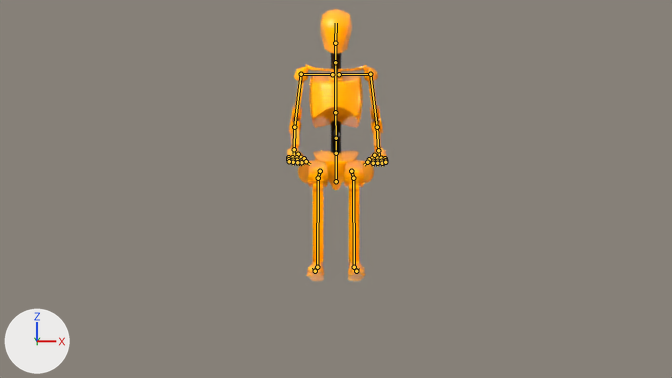
The Blender file main.blend, before and after one commit.
Camera for both pictures: the file's camera 'Camera'. Every picture has the same lights, and +X, +Y and +Z are marked at lower left. Both versions are drawn at the pose saved in each file; the numbers are the values there. The bones that bend it are drawn over the model as lines.

Names of what the first picture shows: 'robot'.
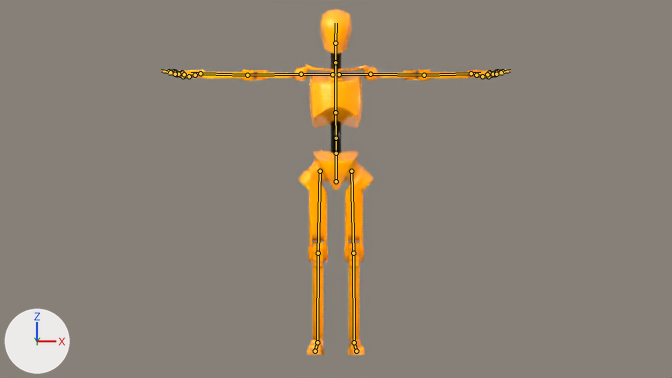
What the commit changed:
Bone 'upper_arm.L' (bone_upper_arm_l) turns from (-1, 1, -82) to (0, 0, 0) degrees about its own x, y and z.
Bone 'forearm.L' (bone_forearm_l) turns from (61, 2, -2) to (0, 0, 0) degrees about its own x, y and z.
Bone 'hand.L' (bone_hand_l) turns from (-31, 86, -29) to (0, 0, 0) degrees about its own x, y and z.
Bone 'upper_arm.R' (bone_upper_arm_r) turns from (1, 1, 82) to (0, 0, 0) degrees about its own x, y and z.
Bone 'forearm.R' (bone_forearm_r) turns from (61, -7, -1) to (0, 0, 0) degrees about its own x, y and z.
Bone 'hand.R' (bone_hand_r) turns from (21, -86, -21) to (0, 0, 0) degrees about its own x, y and z.
Bone 'thigh.L' (bone_thigh_l) turns from (-85, -2, 2) to (0, 0, 0) degrees about its own x, y and z.
Bone 'shin.L' (bone_shin_l) turns from (74, 0, 0) to (0, 0, 0) degrees about its own x, y and z.
Bone 'thigh.R' (bone_thigh_r) turns from (-85, 2, -2) to (0, 0, 0) degrees about its own x, y and z.
Bone 'shin.R' (bone_shin_r) turns from (74, 0, 0) to (0, 0, 0) degrees about its own x, y and z.

Location of each change, (x1, y1, x2, y2) in pixels of the pictures (672 x 378 px):
'robot', posed (244% wider, 27% taller)
    before: (287, 9, 387, 281)
    after: (163, 9, 509, 355)
bone 'upper_arm.L', root to tip
    before: (370, 74) to (377, 127)
    after: (370, 74) to (424, 75)
bone 'forearm.L', root to tip
    before: (377, 127) to (378, 150)
    after: (424, 75) to (471, 73)
bone 'hand.L', root to tip
    before: (378, 150) to (379, 155)
    after: (471, 73) to (480, 73)
bone 'upper_arm.R', root to tip
    before: (301, 74) to (294, 127)
    after: (301, 74) to (247, 75)
bone 'forearm.R', root to tip
    before: (294, 127) to (294, 149)
    after: (247, 75) to (200, 73)
bone 'hand.R', root to tip
    before: (294, 149) to (294, 154)
    after: (200, 73) to (191, 73)
bone 'thigh.L', root to tip
    before: (351, 171) to (353, 178)
    after: (351, 171) to (353, 253)
bone 'shin.L', root to tip
    before: (353, 178) to (354, 267)
    after: (353, 253) to (354, 342)
bone 'thigh.R', root to tip
    before: (320, 171) to (318, 178)
    after: (320, 171) to (318, 253)
bone 'shin.R', root to tip
    before: (318, 178) to (317, 267)
    after: (318, 253) to (317, 342)
